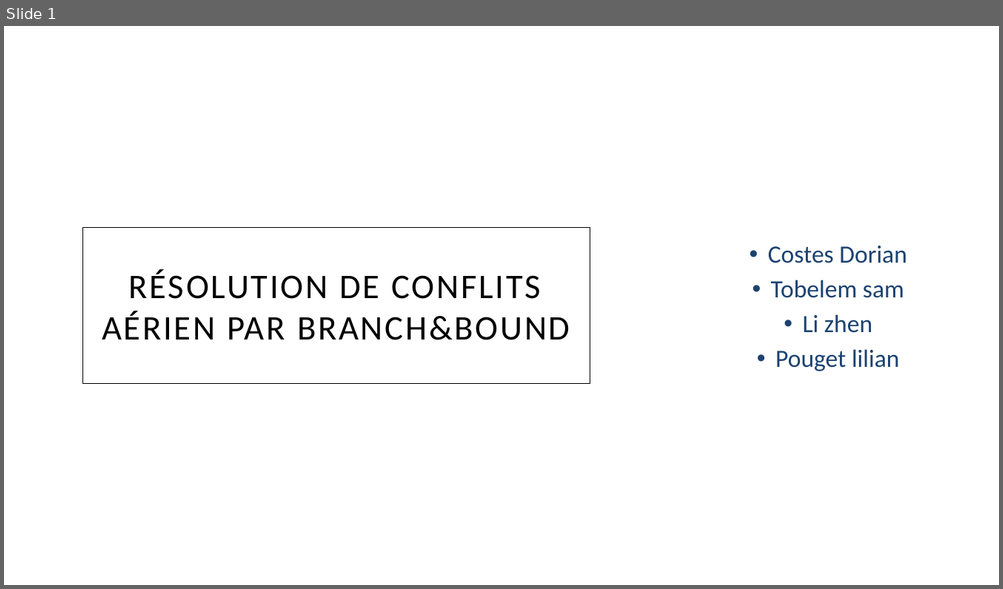
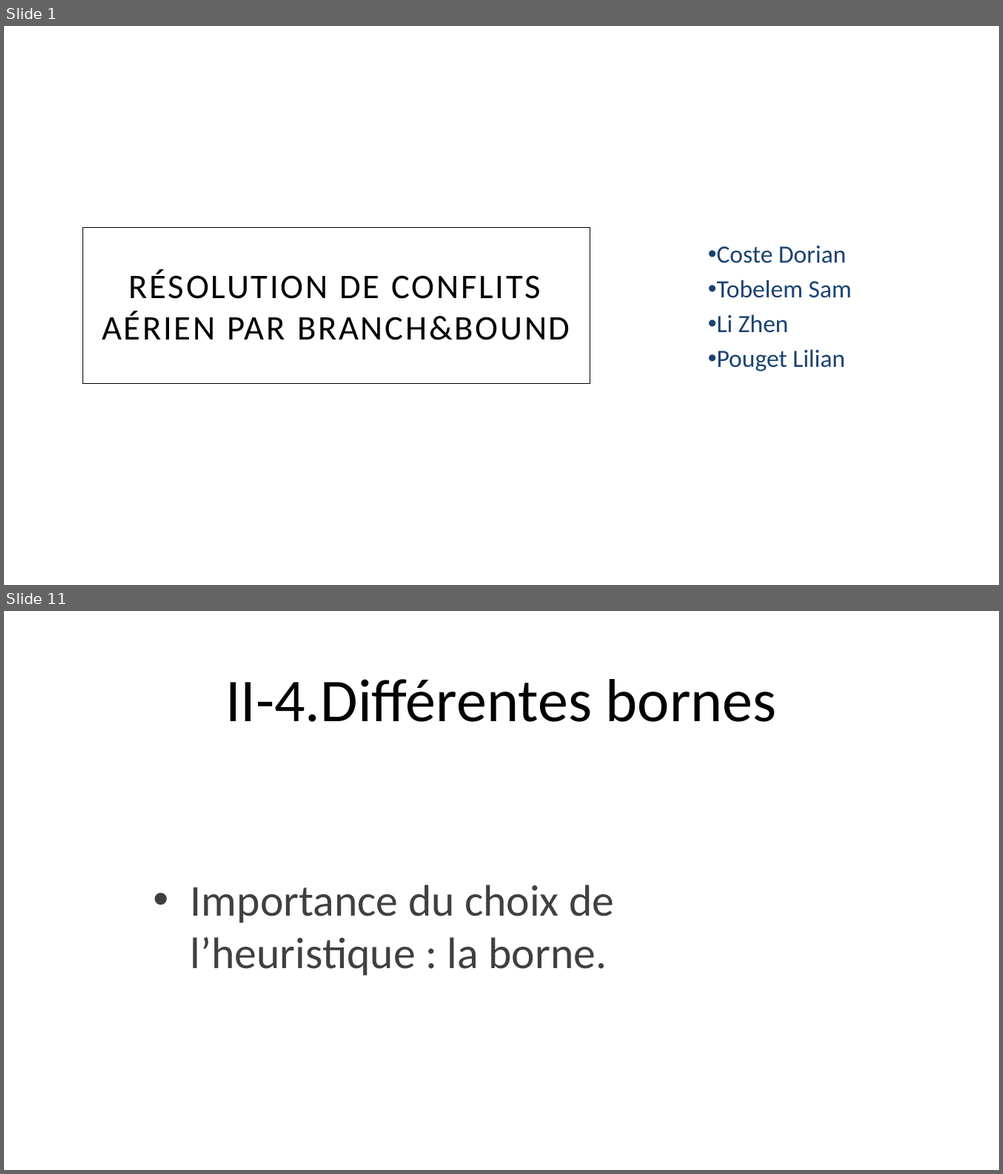
Before and after one commit to doriancoste/conflicts_resolution, a slide deck: template.pptx. Shown one above the other, each under a label of ours: slide 1 before the commit, slides 1 and 11 after it; the slides between them are not shown. The pictures are 1003x589 and 1003x1174 pixels, drawn with LibreOffice and Linux fonts; fonts in the diff are those of the drawing; background and template pictures are left out. Boxes give left, top, right and bottom in pixels: in the first picture for what was removed or moved away, otherwise in the second. Text is boxed around its words. In the diff, an @@ line names an element or a change of style, - is before the commit and + after.

```diff
--- a/template.pptx
+++ b/template.pptx
@@ slide 11 added at (x1=4, y1=611, x2=999, y2=1170), background picture (left out) @@
@@ title added at (x1=225, y1=679, x2=777, y2=722), 44 pt, text #000000 @@
+II-4.Différentes bornes
@@ text added at (x1=190, y1=885, x2=614, y2=976), 32 pt, text #404040 @@
+• Importance du choix de l’heuristique : la borne.
@@ slide 1 changed as well @@
@@ subtitle at (x1=717, y1=246, x2=851, y2=372): text changed @@
-• Costes Dorian
-• Tobelem sam
-• Li zhen
-• Pouget lilian
+• Coste Dorian
+• Tobelem Sam
+• Li Zhen
+• Pouget Lilian
```
Also in this commit, not shown: 2 other slides changed, 13 other slides added, 5 slides removed, 2 other files.
